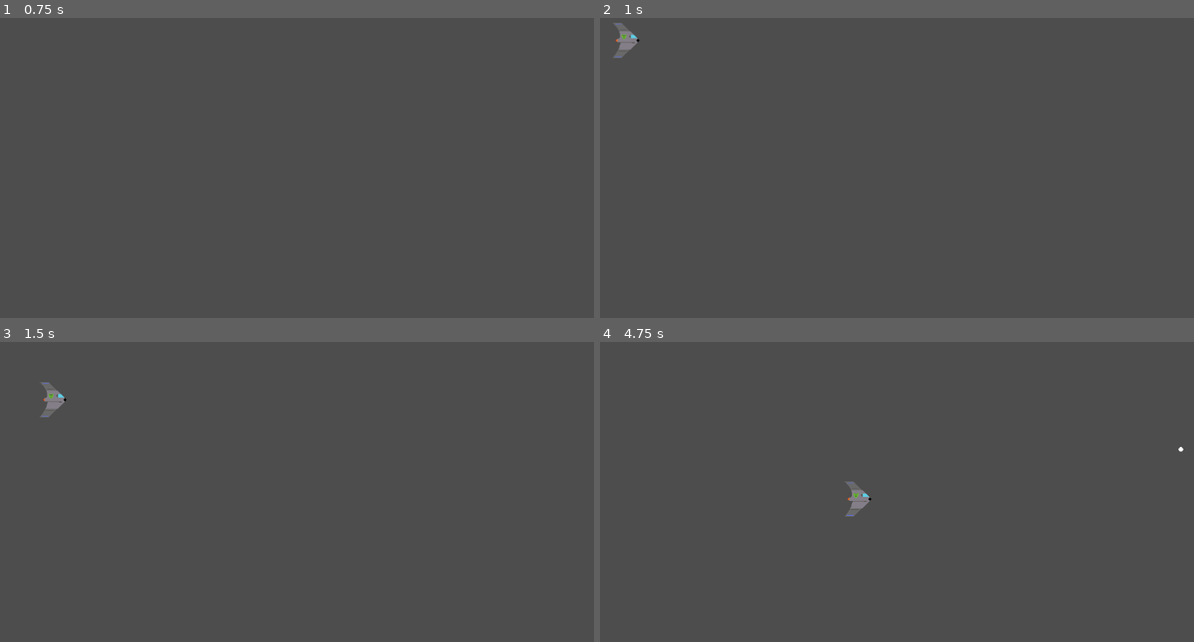
Above: before the commit, frames 1-4 (two rows, left to right).
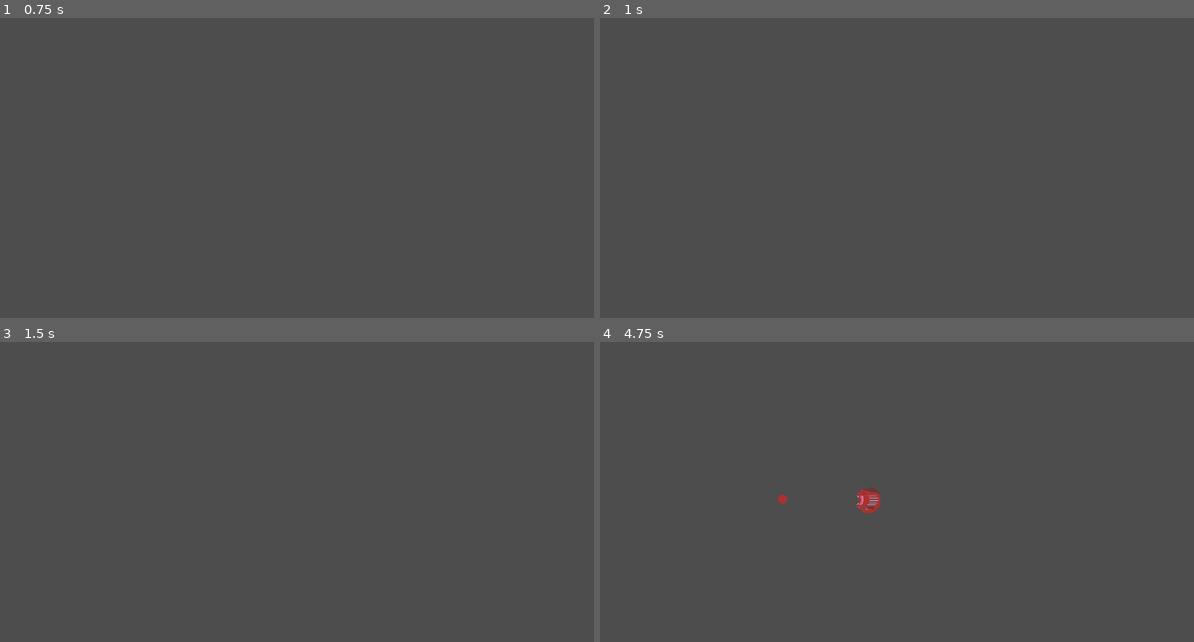
Above: after the commit, the same moments.

Repository: tfmertz/gamedevtv-jam-2026
Game: Godot game, scene res://scene/enemy_ship_node.tscn
Two runs of this game, one before a commit and one after it. Both use one fixed random seed, a clock stepped at 60 frames per second and the inputs below. This scene is started directly instead of the project's main scene.
Inputs:
- Up to frame 1 (0.75 s): tap Enter at 0.5 s; hold D (move_right) from 0.53 s (still down); tap 3 at 0.6 s
- Up to frame 2 (1 s): keep holding D (move_right); tap 2 at 0.8 s
- Up to frame 3 (1.5 s): release D (move_right) at 1.28 s; hold S (move_down) from 1.28 s (still down); tap 2 at 1.35 s
- Up to frame 4 (4.75 s): tap 1 at 1.55, 2.1 s; tap Space at 2 s; release S (move_down) at 2.03 s; hold D (move_right) 2.03-2.78 s; tap 4 at 2.3, 2.85 s; hold W (move_up) 2.78-3.53 s; tap 5 at 3.05, 3.6 s; hold A (move_left) from 3.53 s (still down); tap 3 at 3.8 s; tap F (cycle_formation) at 4.35 s; tap 2 at 4.55 s

Frame 1 is identical in both runs. In frame 2, 0.2% of the frame differs, in the area x 2-7%, y 1-14%; in frame 3, 0.2%; in frame 4, 0.5%, in the area x 29-99%, y 34-59%.

Commit message:
bullet types change based on enemy

Diff:
--- a/scene/bullet.gd
+++ b/scene/bullet.gd
@@ -3,17 +3,43 @@
 var speed = 20
 enum type {PLAYER, ENEMY_1, ENEMY_2} #to be set on call by level
 var bullet_type = type
+var bullet_direction = 1
 
 # Called when the node enters the scene tree for the first time.
 func _ready() -> void:
 	$despawn_timer.start()
+	$bullet_large_hitbox.disabled=true
+	$bullet_small_hitbox.disabled=true
+	#$bullet_sprite.hide()
 	rotation = PI/2
 
-# Called every frame. 'delta' is the elapsed time since the previous frame.
+func _physics_process(delta: float) -> void:
+	position += Vector2(sin(rotation),-cos(rotation)).normalized()*speed*bullet_direction
+
 func _process(delta: float) -> void:
-	#if bullet_type==type.PLAYER:
-	position += Vector2(sin(rotation),-cos(rotation)).normalized()*speed
 	pass
 
 func _on_despawn_timer_timeout() -> void:
 	queue_free()
+
+func set_bullet_type(new_type) -> void:
+	if new_type == "ENEMY_1":
+		bullet_type = type.ENEMY_1
+		$bullet_small_hitbox.disabled=false
+		$bullet_sprite.play("enemy_1")
+		$bullet_sprite.show()
+		bullet_direction = -1
+
+	elif new_type == "ENEMY_2":
+		bullet_type = type.ENEMY_2
+		$bullet_large_hitbox.disabled=false
+		$bullet_sprite.play("enemy_2")
+		$bullet_sprite.show()
+		bullet_direction = -1
+
+	else:
+		bullet_type = type.PLAYER
+		$bullet_small_hitbox.disabled=false
+		$bullet_sprite.play("player")
+		$bullet_sprite.show()
+		bullet_direction = 1
--- a/scene/bullet.tscn
+++ b/scene/bullet.tscn
@@ -1,20 +1,56 @@
 [gd_scene format=3 uid="uid://v6bv60s1f1d6"]
 
-[ext_resource type="Texture2D" uid="uid://b6p6ed4so0wnk" path="res://ART ASSETS/bullet_round.png" id="1_v7oki"]
-[ext_resource type="Script" uid="uid://f0fdv65plue8" path="res://bullet.gd" id="1_v8qja"]
+[ext_resource type="Texture2D" uid="uid://b6p6ed4so0wnk" path="res://assets/art/bullet_round.png" id="1_v7oki"]
+[ext_resource type="Script" uid="uid://f0fdv65plue8" path="res://scene/bullet.gd" id="1_v8qja"]
+[ext_resource type="Texture2D" uid="uid://b7y8iul2cj1pi" path="res://assets/art/bullet_round_red.png" id="2_1bt1p"]
+[ext_resource type="Texture2D" uid="uid://b1ev2vvcpkexe" path="res://assets/art/bullet_round_red_big.png" id="3_duwpg"]
+
+[sub_resource type="SpriteFrames" id="SpriteFrames_4wfq1"]
+animations = [{
+"frames": [{
+"duration": 1.0,
+"texture": ExtResource("2_1bt1p")
+}],
+"loop": true,
+"name": &"enemy_1",
+"speed": 5.0
+}, {
+"frames": [{
+"duration": 1.0,
+"texture": ExtResource("3_duwpg")
+}],
+"loop": true,
+"name": &"enemy_2",
+"speed": 5.0
+}, {
+"frames": [{
+"duration": 1.0,
+"texture": ExtResource("1_v7oki")
+}],
+"loop": true,
+"name": &"player",
+"speed": 5.0
+}]
 
 [sub_resource type="CircleShape2D" id="CircleShape2D_v8qja"]
 radius = 4.0
 
+[sub_resource type="CircleShape2D" id="CircleShape2D_66or7"]
+radius = 8.0
+
 [node name="bullet" type="Area2D" unique_id=957631881]
 script = ExtResource("1_v8qja")
 
-[node name="bullet_player_sprite" type="Sprite2D" parent="." unique_id=262877844]
+[node name="bullet_sprite" type="AnimatedSprite2D" parent="." unique_id=817768572]
 scale = Vector2(0.5, 0.5)
-texture = ExtResource("1_v7oki")
+sprite_frames = SubResource("SpriteFrames_4wfq1")
+animation = &"enemy_2"
 
-[node name="bullet_player_hitbox" type="CollisionShape2D" parent="." unique_id=154617037]
+[node name="bullet_small_hitbox" type="CollisionShape2D" parent="." unique_id=154617037]
 shape = SubResource("CircleShape2D_v8qja")
+
+[node name="bullet_large_hitbox" type="CollisionShape2D" parent="." unique_id=942426255]
+shape = SubResource("CircleShape2D_66or7")
 
 [node name="despawn_timer" type="Timer" parent="." unique_id=2000550316]
 
--- a/scene/enemy_ship_node.tscn
+++ b/scene/enemy_ship_node.tscn
@@ -3,13 +3,6 @@
 [ext_resource type="Script" uid="uid://colmiaohdff4p" path="res://src/enemy_ship_node.gd" id="1_fco4n"]
 [ext_resource type="Texture2D" uid="uid://b81jlh5w56xmf" path="res://assets/art/big_enemy.png" id="2_8v3k6"]
 [ext_resource type="Texture2D" uid="uid://e6a6cd4tna5e" path="res://assets/art/small_enemy.png" id="3_eb2y3"]
-[ext_resource type="Texture2D" uid="uid://bkikffj6wah11" path="res://assets/art/duck ship_0001.png" id="4_kpk0n"]
-[ext_resource type="Texture2D" uid="uid://jaha1e8rks3f" path="res://assets/art/duck ship_0002.png" id="5_dyypv"]
-[ext_resource type="Texture2D" uid="uid://beywnpmfjiolf" path="res://assets/art/mothership-dmg2.png" id="6_6me4b"]
-[ext_resource type="Texture2D" uid="uid://bcpbj0yatob4j" path="res://assets/art/mothership-dmg1.png" id="7_1qk7v"]
-[ext_resource type="Texture2D" uid="uid://bn2s3ftvcnr" path="res://assets/art/mothership.png" id="8_cgpww"]
-[ext_resource type="Texture2D" uid="uid://br4p7qif0k3fd" path="res://assets/art/shield ship_0001.png" id="9_avsw7"]
-[ext_resource type="Texture2D" uid="uid://6pekkv2o8ymh" path="res://assets/art/shield ship_0002.png" id="10_g8e3g"]
 
 [sub_resource type="SpriteFrames" id="SpriteFrames_65l50"]
 animations = [{
@@ -28,60 +21,7 @@
 "loop": true,
 "name": &"enemy_small",
 "speed": 5.0
-}, {
-"frames": [{
-"duration": 1.0,
-"texture": ExtResource("4_kpk0n")
-}, {
-"duration": 1.0,
-"texture": ExtResource("5_dyypv")
-}],
-"loop": true,
-"name": &"gun",
-"speed": 5.0
-}, {
-"frames": [{
-"duration": 1.0,
-"texture": ExtResource("6_6me4b")
-}],
-"loop": true,
-"name": &"mothership-1hp",
-"speed": 5.0
-}, {
-"frames": [{
-"duration": 1.0,
-"texture": ExtResource("7_1qk7v")
-}],
-"loop": true,
-"name": &"mothership-2hp",
-"speed": 5.0
-}, {
-"frames": [{
-"duration": 1.0,
-"texture": ExtResource("8_cgpww")
-}],
-"loop": true,
-"name": &"mothership-3hp",
-"speed": 5.0
-}, {
-"frames": [{
-"duration": 1.0,
-"texture": ExtResource("9_avsw7")
-}, {
-"duration": 1.0,
-"texture": ExtResource("10_g8e3g")
-}],
-"loop": true,
-"name": &"shield",
-"speed": 5.0
 }]
-
-[sub_resource type="CapsuleShape2D" id="CapsuleShape2D_m1ihe"]
-radius = 13.0
-height = 56.0
-
-[sub_resource type="CircleShape2D" id="CircleShape2D_vysyx"]
-radius = 32.01562
 
 [sub_resource type="CapsuleShape2D" id="CapsuleShape2D_cpmmr"]
 
@@ -93,23 +33,7 @@
 
 [node name="sprite" type="AnimatedSprite2D" parent="." unique_id=1209264211]
 sprite_frames = SubResource("SpriteFrames_65l50")
-animation = &"mothership-3hp"
-
-[node name="hitbox_gun" type="CollisionShape2D" parent="." unique_id=753737017]
-position = Vector2(-3, -2)
-rotation = 1.5707964
-shape = SubResource("CapsuleShape2D_m1ihe")
-disabled = true
-
-[node name="hitbox_shield" type="CollisionShape2D" parent="." unique_id=1696449843]
-position = Vector2(-16, 0)
-shape = SubResource("CircleShape2D_vysyx")
-disabled = true
-
-[node name="hitbox_mother" type="CollisionShape2D" parent="." unique_id=1121524872]
-position = Vector2(-16, 0)
-shape = SubResource("CircleShape2D_vysyx")
-disabled = true
+animation = &"enemy_small"
 
 [node name="bullet_timer" type="Timer" parent="." unique_id=1733135617]
 wait_time = 0.5
--- a/src/enemy_ship_node.gd
+++ b/src/enemy_ship_node.gd
@@ -4,28 +4,22 @@
 signal die
 signal fire
 var health: int
-var health_gun = 1
-var health_shield =2
 var health_enemy_small = 1
 var health_enemy_big = 2
-var speed_player = 10
 var speed_enemy = 10
 var speed =1 #placeholder speed
 var target_direction: Vector2
 var target_location: Vector2
-enum type  {GUN, SHIELD, ENEMY_SMALL, ENEMY_BIG}
-var ship_type = type
-var player_z = 11
+enum EnemyType  {ENEMY_SMALL, ENEMY_BIG}
+var ship_type = EnemyType
 var enemy_z =12
 
 
 
 func _ready() -> void:
 	$sprite.hide()
-	$hitbox_gun.hide()
-	$hitbox_shield.hide()
-	$hitbox_enemy_sm.hide()
-	$hitbox_enemy_bg.hide()
+	$hitbox_enemy_sm.disabled = true
+	$hitbox_enemy_bg.disabled = true
 	target_location=position
 
 func _physics_process(delta: float) -> void:
@@ -37,45 +31,26 @@
 	pass
 
 
-func spawn_shield() -> void: #spawns ship as shield ship, sets animation, health, hitbox
-	$sprite.play("shield")
-	$sprite.show()
-	$hitbox_shield.show()
-	$bullet_timer.start()
-	z_index=player_z
-	speed = speed_player
-	health = health_shield
-	ship_type = type.SHIELD
-
-func spawn_gun() -> void: #spawns ship as gun ship, sets animation, health, hitbox
-	$sprite.play("gun")
-	$sprite.show()
-	$hitbox_gun.show()
-	$bullet_timer.start()
-	z_index=player_z
-	speed = speed_player
-	health = health_gun
-	ship_type = type.GUN
 
 func spawn_enemy_small() -> void: #spawns ship as gun ship, sets animation, health, hitbox
 	$sprite.play("enemy_small")
 	$sprite.show()
-	$hitbox_enemy_sm.show()
+	$hitbox_enemy_sm.disabled = false
 	$bullet_timer.start()
 	z_index=enemy_z
 	speed = speed_enemy
 	health = health_enemy_small
-	ship_type = type.ENEMY_SMALL
+	ship_type = EnemyType.ENEMY_SMALL
 
 func spawn_enemy_big() -> void: #spawns ship as gun ship, sets animation, health, hitbox
 	$sprite.play("enemy_big")
 	$sprite.show()
-	$hitbox_enemy_bg.show()
+	$hitbox_enemy_bg.disabled = false
 	$bullet_timer.start()
 	z_index=enemy_z
 	speed = speed_enemy
 	health = health_enemy_big
-	ship_type = type.ENEMY_BIG
+	ship_type = EnemyType.ENEMY_BIG
 
 func flyto(location: Vector2) -> void: #recieves a target position as vector2
 	target_location = location
@@ -87,14 +62,7 @@
 
 func _unhandled_input(event: InputEvent) -> void:  #placeholder for spawning ships, to be removed/disabled
 	if event is InputEventKey:#placeholder for spawning ships, to be removed/disabled
-		if event.pressed and event.keycode == KEY_2:#placeholder for spawning ships, to be removed/disabled
-			spawn_shield()#placeholder for spawning ships, to be removed/disabled
-			print("key hit")
-			#position=Vector2(100,100)#placeholder for spawning ships, to be removed/disabled
-		elif event.pressed and event.keycode == KEY_1:#placeholder for spawning ships, to be removed/disabled
-			spawn_gun()#placeholder for spawning ships, to be removed/disabled
-			#position=Vector2(100,100)#placeholder for spawning ships, to be removed/disabled
-		elif event.pressed and event.keycode == KEY_3:#placeholder for spawning ships, to be removed/disabled
+		if event.pressed and event.keycode == KEY_3:#placeholder for spawning ships, to be removed/disabled
 			var randpoint = Vector2(randi() % 1120+32, randi() % 616+32)#placeholder for spawning ships, to be removed/disabled
 			flyto(randpoint)#placeholder for spawning ships, to be removed/disabled
 			#print(randpoint)#placeholder for spawning ships, to be removed/disabled
@@ -113,7 +81,10 @@
 
 
 func _on_timer_timeout() -> void:
-	if ship_type!=type.SHIELD:
-		var bullet = bullet_scene.instantiate()
-		bullet.position = position
-		get_tree().get_root().add_child(bullet)
+	var bullet = bullet_scene.instantiate()
+	bullet.position = position
+	if ship_type == EnemyType.ENEMY_SMALL:
+		bullet.set_bullet_type("ENEMY_1")
+	elif ship_type == EnemyType.ENEMY_BIG:
+		bullet.set_bullet_type("ENEMY_2")
+	get_tree().get_root().add_child(bullet)
Binary file added: assets/art/bullet_round_red.png
Not shown, added: assets/art/bullet_round_red.png.import
Binary file added: assets/art/bullet_round_red_big.png
Not shown, added: assets/art/bullet_round_red_big.png.import
